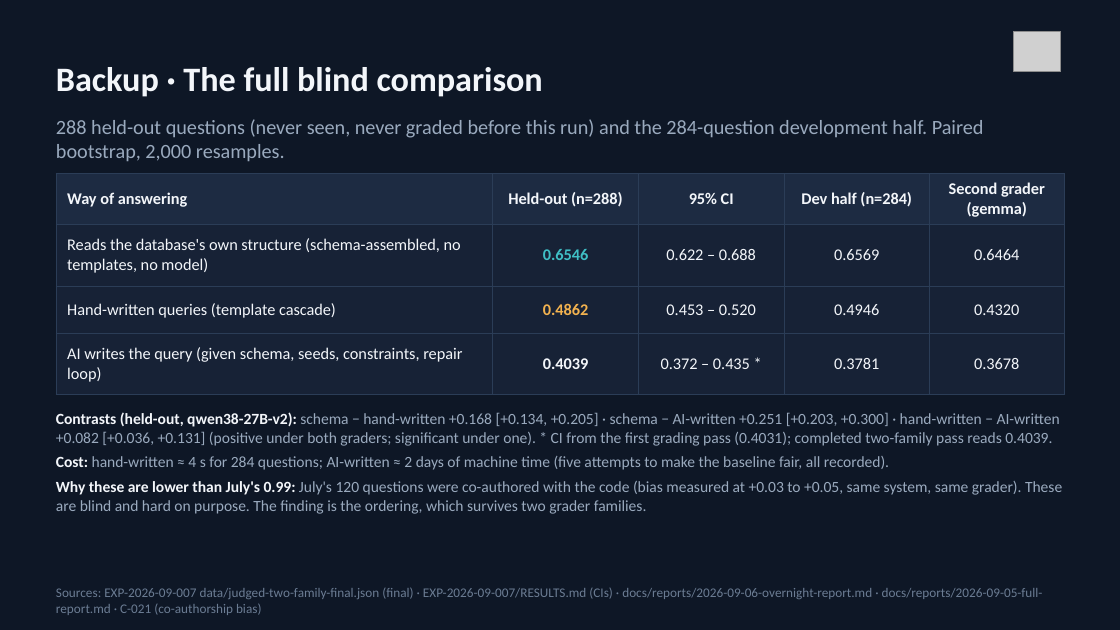
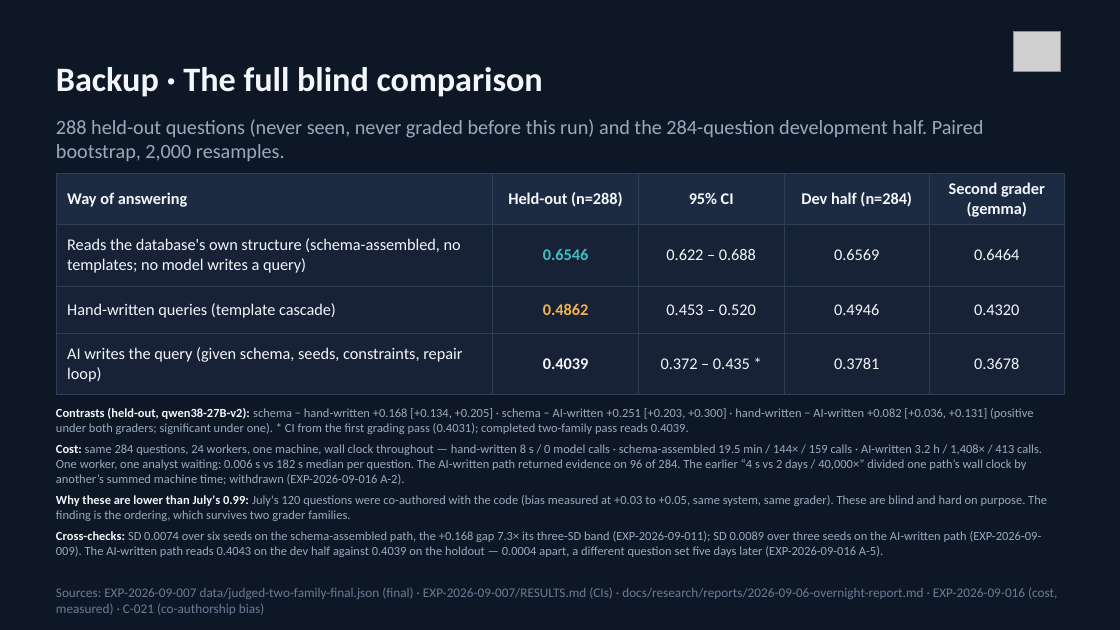
Before and after one commit to brendondgr/Ariadne, a slide deck: slide 11 of docs/pitch/Ariadne_October_Pitch.pptx. Drawn at 1120x630 pixels with LibreOffice and Linux fonts; fonts in the diff are those of the drawing; grey boxes stand for pictures. Boxes give left, top, right and bottom in pixels: in the first picture for what was removed or moved away, otherwise in the second. Text is boxed around its words. In the diff, an @@ line names an element or a change of style, - is before the commit and + after.

```diff
--- a/docs/pitch/Ariadne_October_Pitch.pptx
+++ b/docs/pitch/Ariadne_October_Pitch.pptx
@@ table at [56,174,1064,386] @@
-row 2, column 1: Reads the database's own structure (schema-assembled, no templates, no model)
+row 2, column 1: Reads the database's own structure (schema-assembled, no templates; no model writes a query)
@@ text at [56,408,1047,521]: size 10 to 8 pt in "Contrasts (held-out, qwen38-27B-v2): schema − hand-written + ...", "Why these are lower than July's 0.99: ..." @@
@@ text at [56,444,1042,485]: text changed; size 10 to 8 pt @@
-Cost: hand-written ≈ 4 s for 284 questions; AI-written ≈ 2 days of machine time (five attempts to make the baseline fair, all recorded).
+Cost: same 284 questions, 24 workers, one machine, wall clock throughout — hand-written 8 s / 0 model calls · schema-assembled 19.5 min / 144× / 159 calls · AI-written 3.2 h / 1,408× / 413 calls. One worker, one analyst waiting: 0.006 s vs 182 s median per question. The AI-written path returned evidence on 96 of 284. The earlier “4 s vs 2 days / 40,000×” divided one path’s wall clock by another’s summed machine time; withdrawn (EXP-2026-09-016 A-2).
@@ text at [56,531,1042,557]: paragraph added @@
+Cross-checks: SD 0.0074 over six seeds on the schema-assembled path, the +0.168 gap 7.3× its three-SD band (EXP-2026-09-011); SD 0.0089 over three seeds on the AI-written path (EXP-2026-09-009). The AI-written path reads 0.4043 on the dev half against 0.4039 on the holdout — 0.0004 apart, a different question set five days later (EXP-2026-09-016 A-5).
@@ text at [56,587,1057,615]: text changed @@
-Sources: EXP-2026-09-007 data/judged-two-family-final.json (final) · EXP-2026-09-007/RESULTS.md (CIs) · docs/reports/2026-09-06-overnight-report.md · docs/reports/2026-09-05-full-report.md · C-021 (co-authorship bias)
+Sources: EXP-2026-09-007 data/judged-two-family-final.json (final) · EXP-2026-09-007/RESULTS.md (CIs) · docs/research/reports/2026-09-06-overnight-report.md · EXP-2026-09-016 (cost, measured) · C-021 (co-authorship bias)
```
Also in this commit, not shown: 2 other slides changed, 6 other files.
